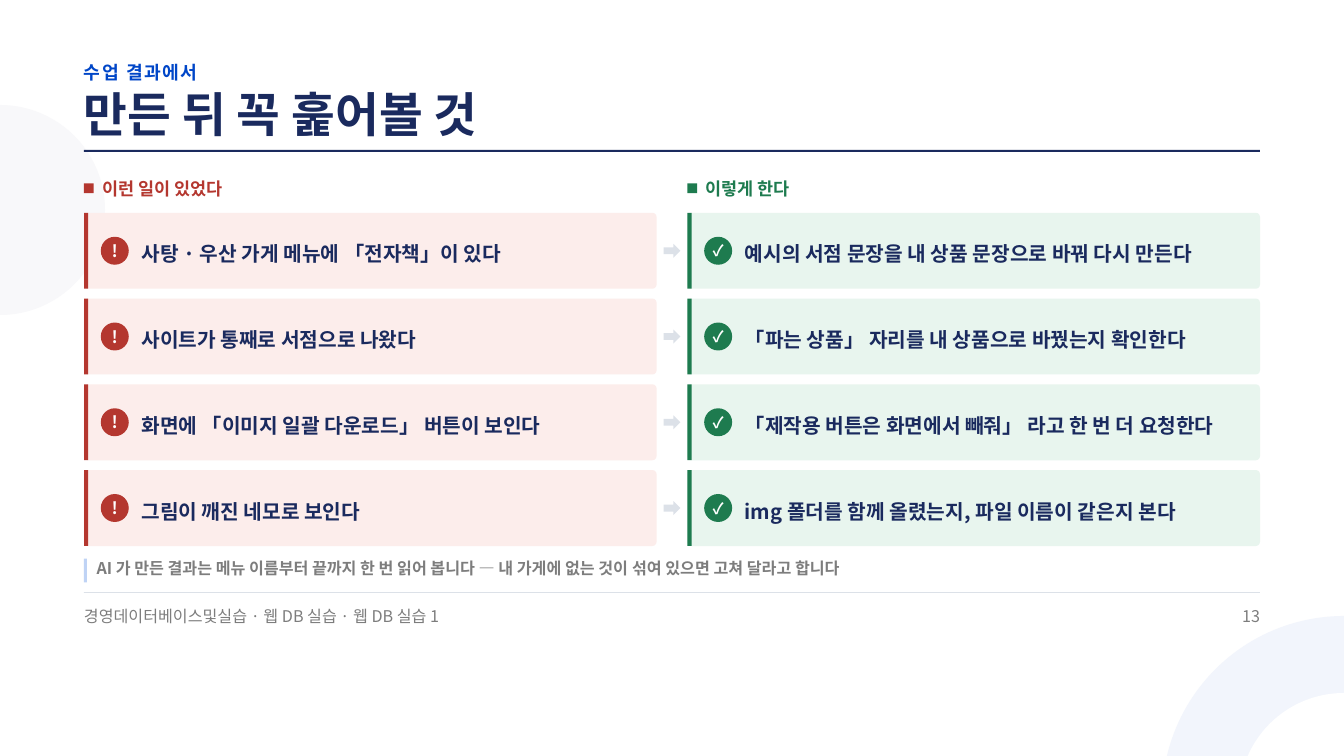
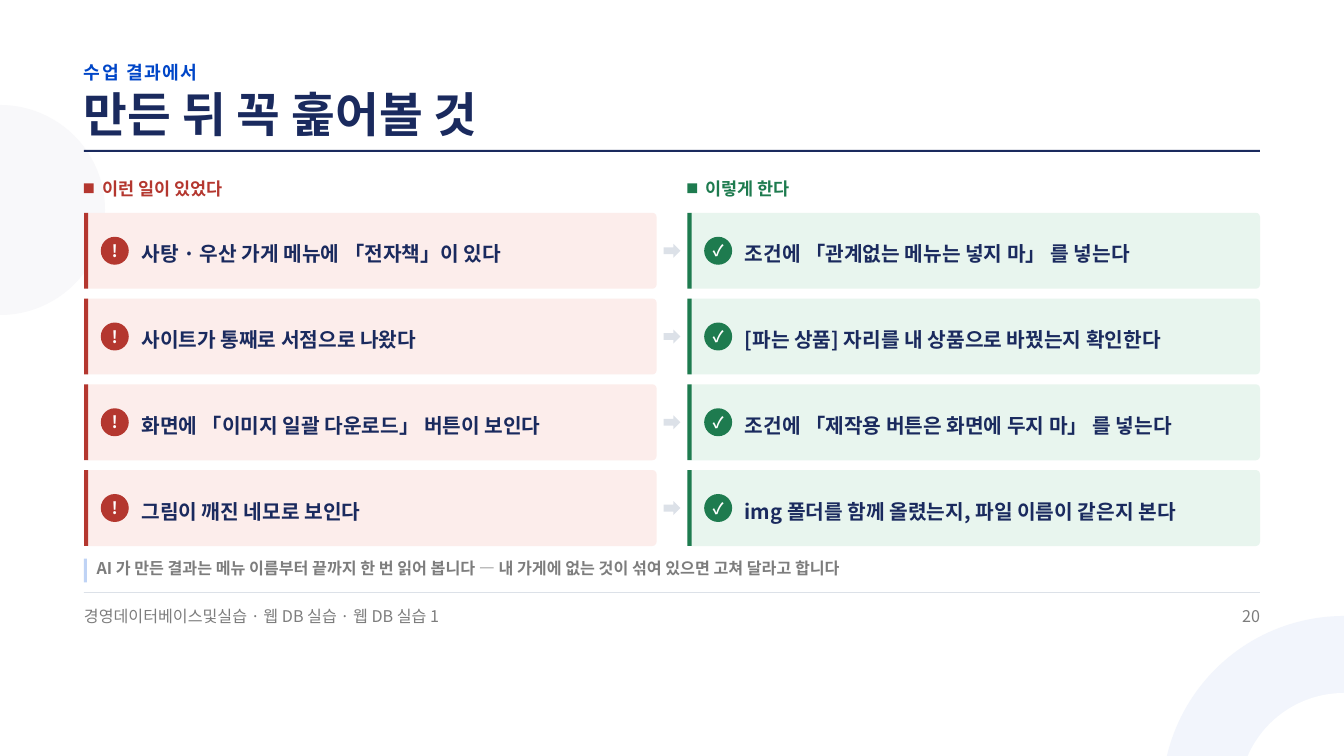
Before and after one commit to jungaistar/materials, a slide deck: slide 20 of koreatech-db/webdb/웹DB실습1_GitHub에_내_쇼핑몰_올리기.pptx (slide 13 before the commit). Drawn at 1344x756 pixels with LibreOffice and Linux fonts; fonts in the diff are those of the drawing. Boxes give left, top, right and bottom in pixels: in the first picture for what was removed or moved away, otherwise in the second. Text is boxed around its words. In the diff, an @@ line names an element or a change of style, - is before the commit and + after.

```diff
--- a/koreatech-db/webdb/웹DB실습1_GitHub에_내_쇼핑몰_올리기.pptx
+++ b/koreatech-db/webdb/웹DB실습1_GitHub에_내_쇼핑몰_올리기.pptx
@@ text at bbox=[745, 243, 1130, 263]: text changed @@
-예시의 서점 문장을 내 상품 문장으로 바꿔 다시 만든다
+조건에 「관계없는 메뉴는 넣지 마」 를 넣는다
@@ text at bbox=[745, 330, 1161, 351]: text changed @@
-「파는 상품」 자리를 내 상품으로 바꿨는지 확인한다
+[파는 상품] 자리를 내 상품으로 바꿨는지 확인한다
@@ text at bbox=[745, 415, 1172, 435]: text changed @@
-「제작용 버튼은 화면에서 빼줘」 라고 한 번 더 요청한다
+조건에 「제작용 버튼은 화면에 두지 마」 를 넣는다
@@ text at bbox=[1242, 610, 1260, 622]: text changed @@
-13
+20
```
Also in this commit, not shown: 21 other slides changed, 17 slides added.
